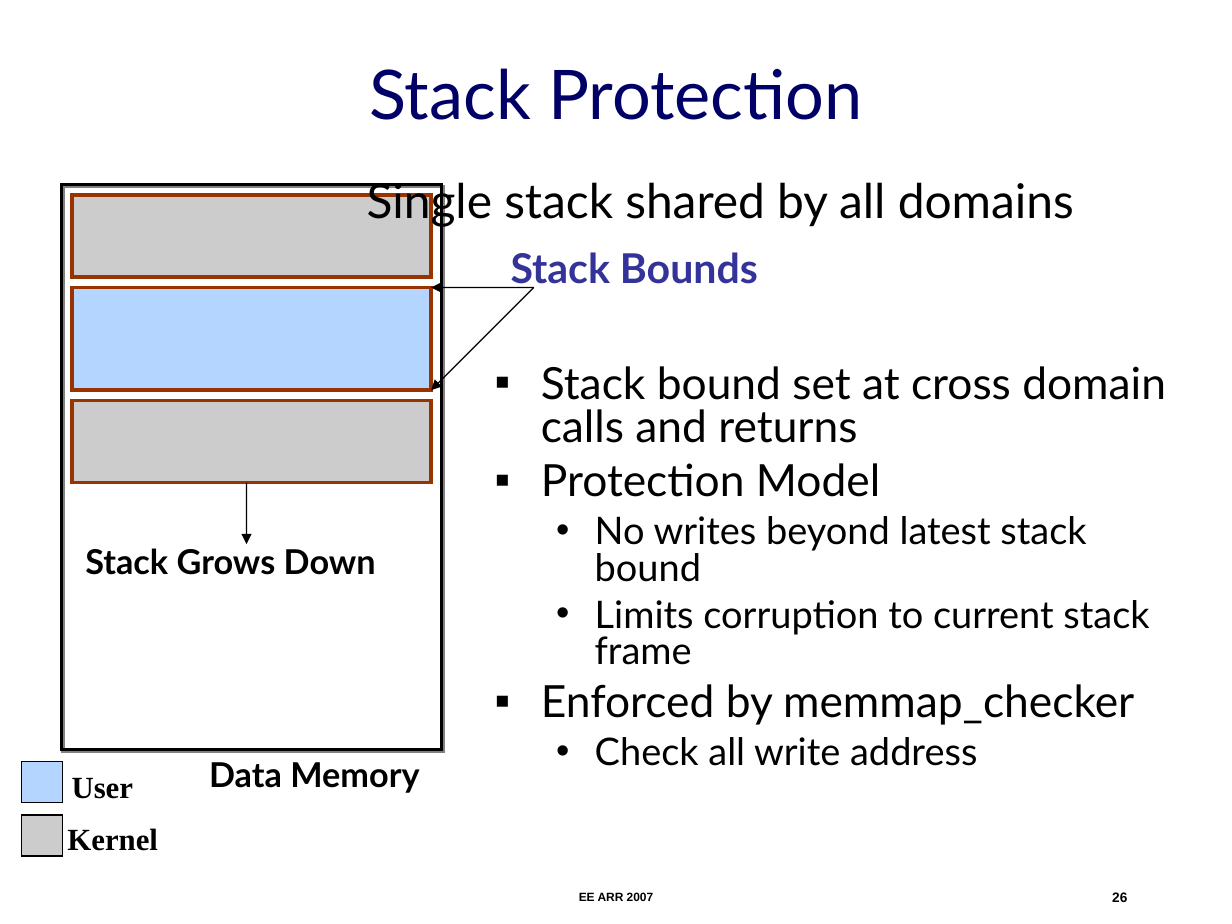
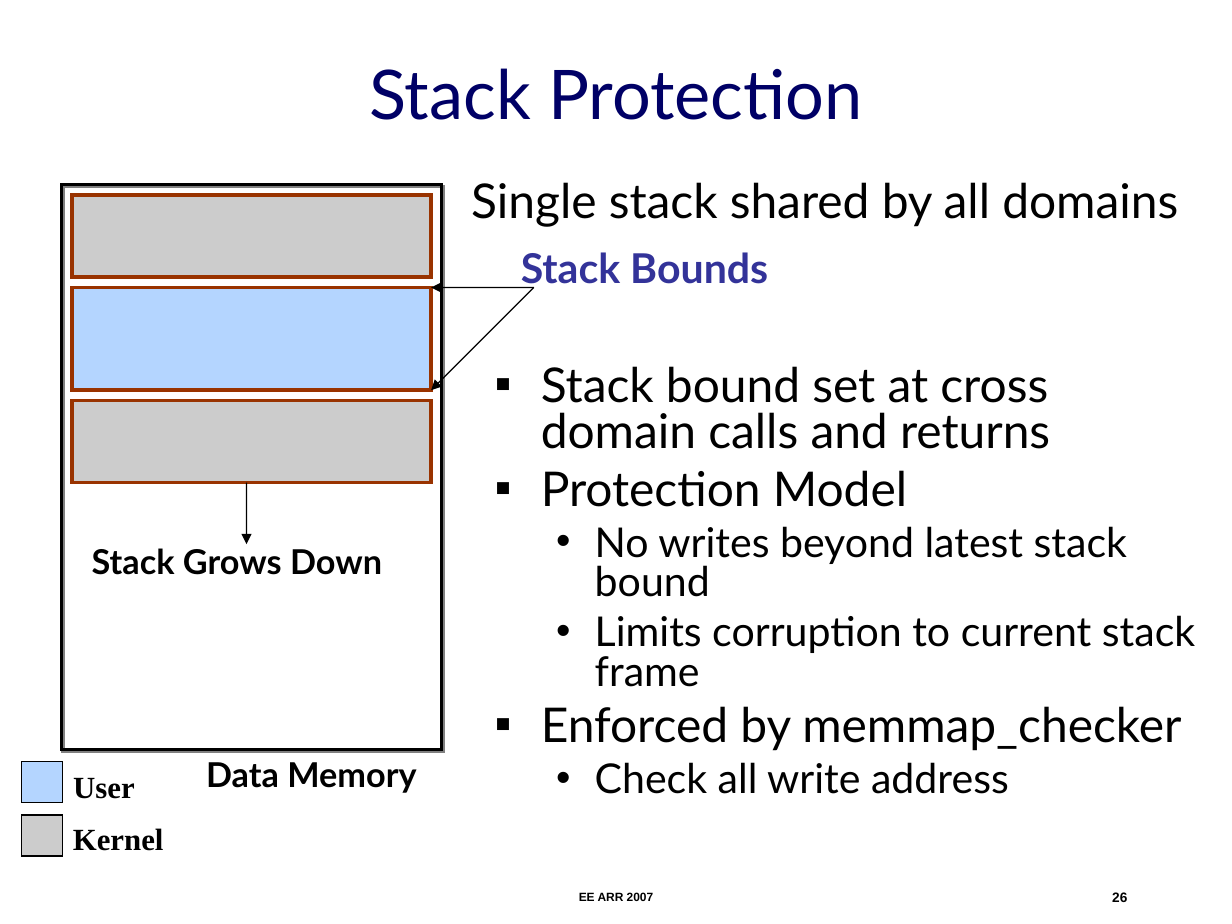
Before and after one commit to nesl/umpu, a slide deck: slide 26 of docs/ee-arr-2007/ee-arr.ppt. Drawn at 1232x924 pixels with LibreOffice and Linux fonts; fonts in the diff are those of the drawing. Boxes give left, top, right and bottom in pixels: in the first picture for what was removed or moved away, otherwise in the second. Text is boxed around its words. In the diff, an @@ line names an element or a change of style, - is before the commit and + after.

```diff
--- a/docs/ee-arr-2007/ee-arr.ppt
+++ b/docs/ee-arr-2007/ee-arr.ppt
@@ text "Single stack shared by all ..." rewrapped from [367,176,1074,228] to [471,182,1178,227] @@
@@ text "Stack Bounds": place and size @@
-text "Stack Bounds" at [511,252,758,291]
+text "Stack Bounds" at [521,252,768,291]
@@ text "Stack bound set at cross ..." at [541,366,1195,794]: size 25.9 to 28 pt in "Stack bound set at cross domain calls ...", "Protection Model", "Enforced by memmap_checker"; size 22.2 to 24 pt in "No writes beyond latest stack bound", "Limits corruption to current stack frame", "Check all write address" @@
@@ text "Stack Grows Down": place and size @@
-text "Stack Grows Down" at [85,548,376,575]
+text "Stack Grows Down" at [92,548,382,575]
@@ text "Kernel": place and size @@
-text "Kernel" at [67,828,157,851]
+text "Kernel" at [73,828,163,851]
```
Also in this commit, not shown: 19 other slides changed.
